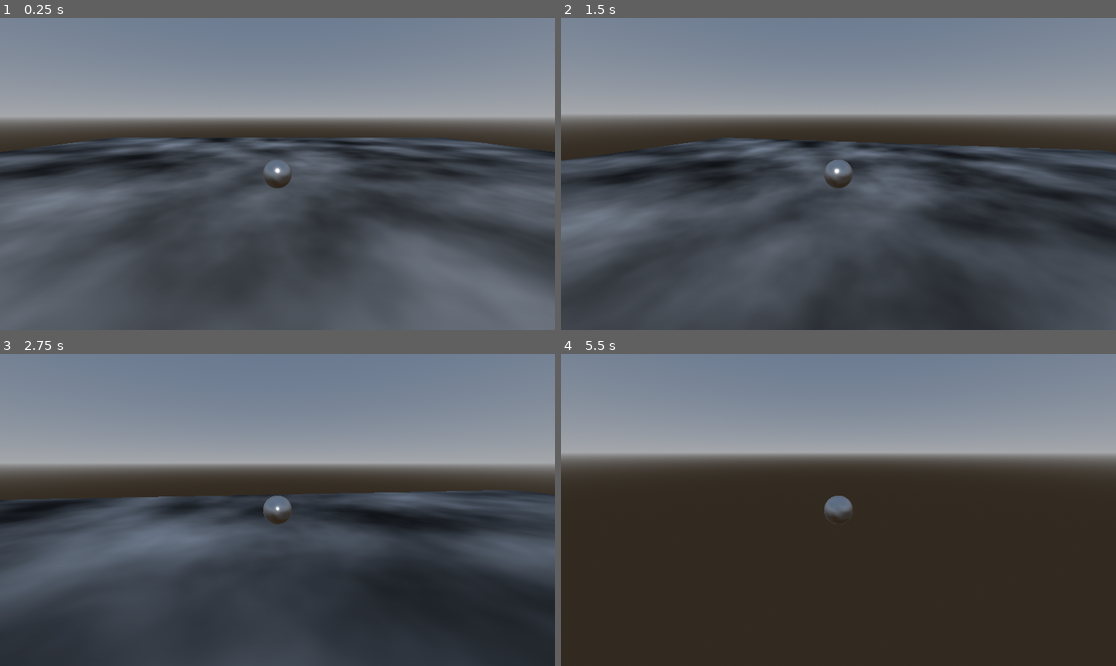
Above: before the commit, frames 1-4 (two rows, left to right).
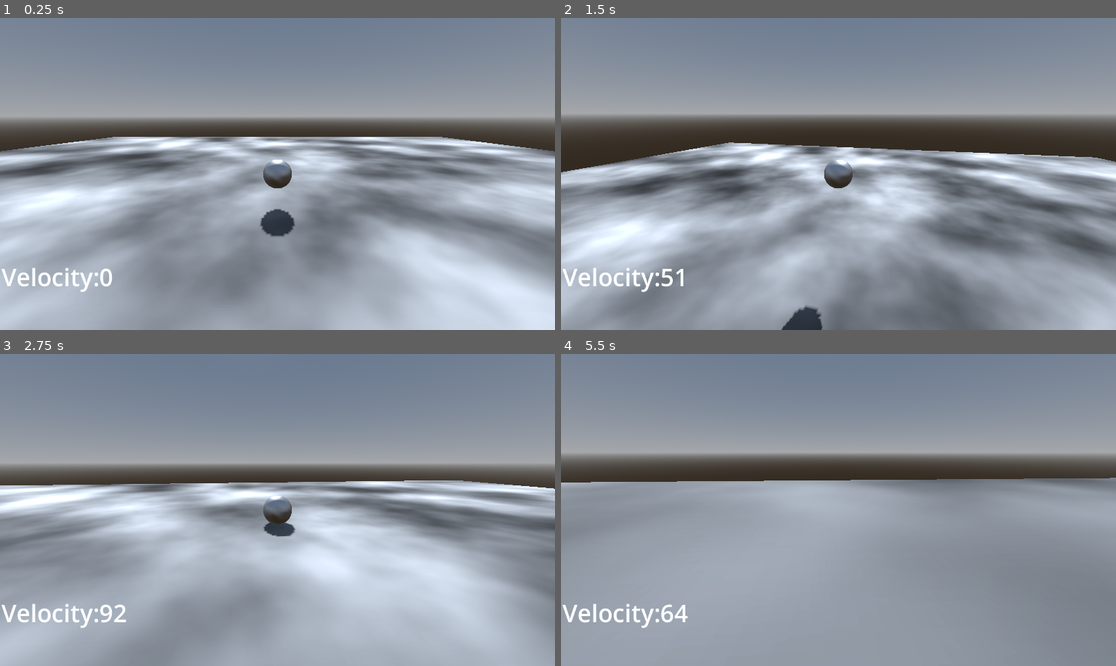
Above: after the commit, the same moments.

Repository: kylekrause3/godotballgame
Game: Godot game, scene res://Levels/Scene 1.tscn
The game is run twice, just before and just after one commit, with the same random seed, the same clock (stepped at 60 frames per second) and the same inputs.
Inputs (mouse positions are in pixels of both pictures, inside the frame that each line leads up to):
- Up to frame 1 (0.25 s): no input
- Up to frame 2 (1.5 s): tap Enter at 0.5 s; move the mouse to (866, 174) at 0.52 s; hold W (up) from 0.53 s (still down); tap Space (jump) at 0.6, 0.77, 1.07, 1.35 s; click (866, 174) at 0.67 s; move the mouse to (810, 174) at 1.27 s
- Up to frame 3 (2.75 s): keep holding W (up); tap Space (jump) at 1.52, 1.82, 2.1 s; move the mouse to (288, 503) at 2.02 s
- Up to frame 4 (5.5 s): keep holding W (up); move the mouse to (832, 516) at 2.77 s; tap Space (jump) at 2.85, 3.02, 3.32, 3.6, 3.77, 4.07, 4.35, 4.52, 4.82, 5.1 s; click (832, 516) at 2.92 s; move the mouse to (877, 513) at 3.52 s; tap R (reset) at 4.15 s; move the mouse to (794, 506) at 4.27 s; move the mouse to (844, 510) at 5.02 s; click (844, 510) at 5.17 s

The runs differ from the first frame. In frame 1, 60% of the frame differs, in the area x 0-100%, y 38-100%; in frame 2, 57%; in frame 3, 58%; in frame 4, 60%.

Commit message:
fix movement system, add velo ui

Diff:
--- a/Levels/Scene 1.tscn
+++ b/Levels/Scene 1.tscn
@@ -46,12 +46,9 @@
 [node name="Player" parent="." instance=ExtResource("3_4brdu")]
 transform = Transform3D(1, 0, 0, 0, 1, 0, 0, 0, 1, 0, 3, 0)
 
-[node name="SpotLight3D" type="SpotLight3D" parent="."]
-transform = Transform3D(1, 0, 0, 0, 0.64663, 0.762804, 0, -0.762804, 0.64663, 0, 35.6219, 36.6002)
-light_energy = 11.158
-light_volumetric_fog_energy = 14.761
-spot_range = 131.0
-spot_angle = 73.196
-
 [node name="WorldEnvironment" type="WorldEnvironment" parent="."]
 environment = SubResource("Environment_4ecyc")
+
+[node name="DirectionalLight3D" type="DirectionalLight3D" parent="."]
+transform = Transform3D(1, 0, 0, 0, -0.79451, 0.607251, 0, -0.607251, -0.79451, 0, 0, 0)
+shadow_enabled = true
--- a/player.tscn
+++ b/player.tscn
@@ -1,10 +1,13 @@
-[gd_scene load_steps=5 format=3 uid="uid://qykwxlkhnxy0"]
+[gd_scene load_steps=6 format=3 uid="uid://qykwxlkhnxy0"]
 
 [ext_resource type="PackedScene" uid="uid://b1x8gngfgsham" path="res://rb_player.tscn" id="1_at6da"]
 [ext_resource type="Script" path="res://CamerFollow.gd" id="2_3f0gt"]
 [ext_resource type="Script" path="res://GroundCheck.gd" id="3_nf08y"]
 
 [sub_resource type="BoxShape3D" id="BoxShape3D_rccep"]
+
+[sub_resource type="LabelSettings" id="LabelSettings_7d5wp"]
+font_size = 50
 
 [node name="Player" type="Node3D"]
 
@@ -24,5 +27,21 @@
 [node name="GroundCollider" type="CollisionShape3D" parent="GroundCheck"]
 shape = SubResource("BoxShape3D_rccep")
 
+[node name="Label" type="Label" parent="."]
+anchors_preset = -1
+anchor_left = 0.003
+anchor_top = 0.775
+anchor_right = 0.12
+anchor_bottom = 0.886
+offset_left = -0.456
+offset_top = -0.200012
+offset_right = -0.240005
+offset_bottom = -0.128052
+grow_vertical = 2
+text = "000"
+label_settings = SubResource("LabelSettings_7d5wp")
+horizontal_alignment = 2
+vertical_alignment = 1
+
 [connection signal="body_entered" from="GroundCheck" to="GroundCheck" method="_on_body_entered"]
 [connection signal="body_exited" from="GroundCheck" to="GroundCheck" method="_on_body_exited"]
--- a/player_movement.gd
+++ b/player_movement.gd
@@ -4,8 +4,6 @@
 
 var move_input : Vector2
 
-@export var acceleration : float = 5
-var accel_multiplier : float = 1.0
 @export var base_speed : float = 25
 @export var max_velocity : float = 50
 @export var jump_velocity : float = 10.0
@@ -16,7 +14,7 @@
 var velocity : Vector3 = Vector3(0, 0, 0)
 
 var is_on_floor : bool = false
-var friction_amount : float = 0.1
+var rolling_resistance : float = 0.3
 
 var applied_speed : float = base_speed
 
@@ -25,7 +23,8 @@
 	pass
 
 
-func _physics_process(delta):
+func _physics_process(_delta):
+	var xz_velocity : float = abs(linear_velocity.x) + abs(linear_velocity.z) /2
 	var dir = Vector3()
 	#movement input
 	move_input = Input.get_vector("left","right","down","up")
@@ -37,29 +36,29 @@
 		applied_speed = sprint_speed
 
 	dir = dir.rotated(Vector3(0, 1, 0), deg_to_rad(local_rotation))
-	velocity = lerp(velocity,dir*applied_speed,acceleration*accel_multiplier*delta)
-	apply_central_force(velocity)
+	velocity = dir * applied_speed
+	if is_on_floor:
+		apply_central_force(velocity)
+	else:
+		apply_central_force(velocity / 3)
 
 	if Input.is_action_just_pressed("jump") and is_on_floor:
-		accel_multiplier = 0.1
 		is_on_floor = false
 		apply_central_impulse(Vector3.UP * jump_velocity)
+
+	var display_velocity : String = "Velocity:\t" + str(int(xz_velocity * 10))
+	get_parent().get_node("Label").text = display_velocity
 
 
 func _integrate_forces(state):
 	# govern speed of object
-	if state.linear_velocity.length() > max_velocity:
+	if state.linear_velocity.x > max_velocity || state.linear_velocity.y > max_velocity:
 		state.linear_velocity = state.linear_velocity.normalized() * max_velocity
 	# i should actually look up how to do a proper friction system
 	# apply force of friction
-	if state.linear_velocity.length() > 0:
-		state.linear_velocity -= state.linear_velocity.normalized() * friction_amount
-#	if is_on_floor:
-#		if state.linear_velocity.length() > 0.2:
-#			var friction : Vector3 = Vector3(friction_amount, friction_amount, friction_amount)
-#			apply_central_force(state.linear_velocity.normalized() * -1 * friction)
-#		else:
-#			state.linear_velocity *= 0
+	if state.linear_velocity.length() > 0.2 and is_on_floor:
+		var friction : Vector3 = Vector3.ONE * rolling_resistance * 9.8 * self.mass
+		apply_central_force(state.linear_velocity.normalized() * -1 * friction)
 
 
 func _input(event):
@@ -71,6 +70,7 @@
 	apply_central_impulse(-self.linear_velocity)
 	self.set_position(pos)
 	self.linear_velocity = Vector3.ZERO
+	self.angular_velocity = Vector3.ZERO
 
 
 func change_orientation(y_rot : float) -> void:
Not shown, changed: build/ball_game.pck
